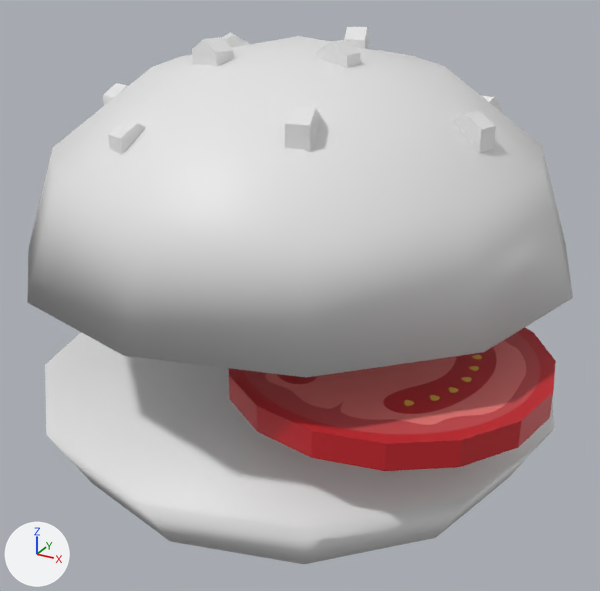
The Blender file Assets/Models/BunRaw.blend as it was, and as the next commit left it.
One viewpoint serves both versions: a 50 mm lens placed at (1.98, -3.58, 3.04), pointed at (0.03, -0.04, 1.27). Arrows for +X, +Y and +Z are at lower left; the lights stay in place.

In view in the first picture: 'Botttom Bun', 'Cylinder.001', 'Sesam', 'Top Bun'.
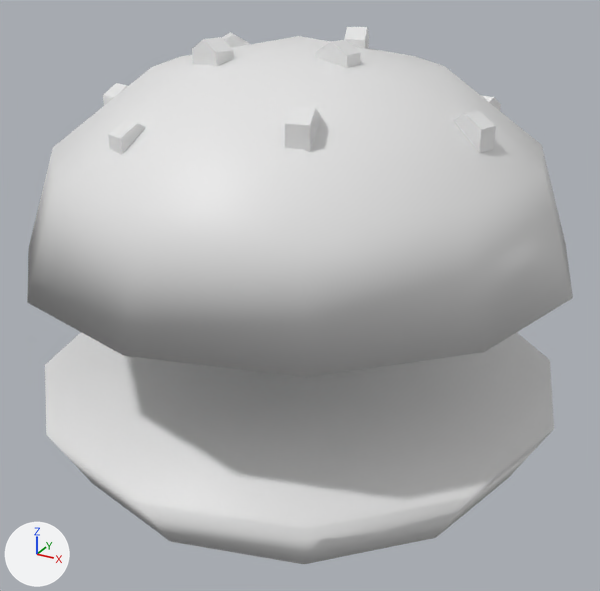
Boxes [x1, y1, x2, y2] around the edits, measured in the pictures (600 x 591 px):
'Cylinder.001', deleted (red): before [228, 328, 556, 471]

Patch to the scene script:
```diff
--- a/Assets/Models/BunRaw.blend.py
+++ b/Assets/Models/BunRaw.blend.py
@@ ob_cylinder_001 @@
-ob_cylinder_001 = bpy.data.objects.new('Cylinder.001', me_cylinder_004)
-ob_cylinder_001.location = (0.692, -0.399, 1.201)
-ob_cylinder_001.scale = (7.5, 7.5, 1.25)
```
